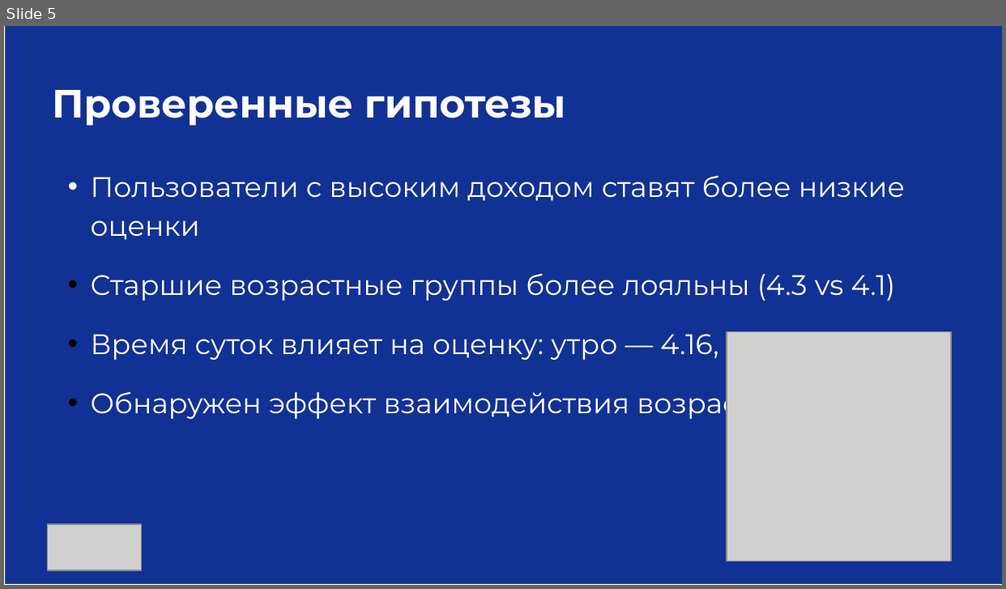
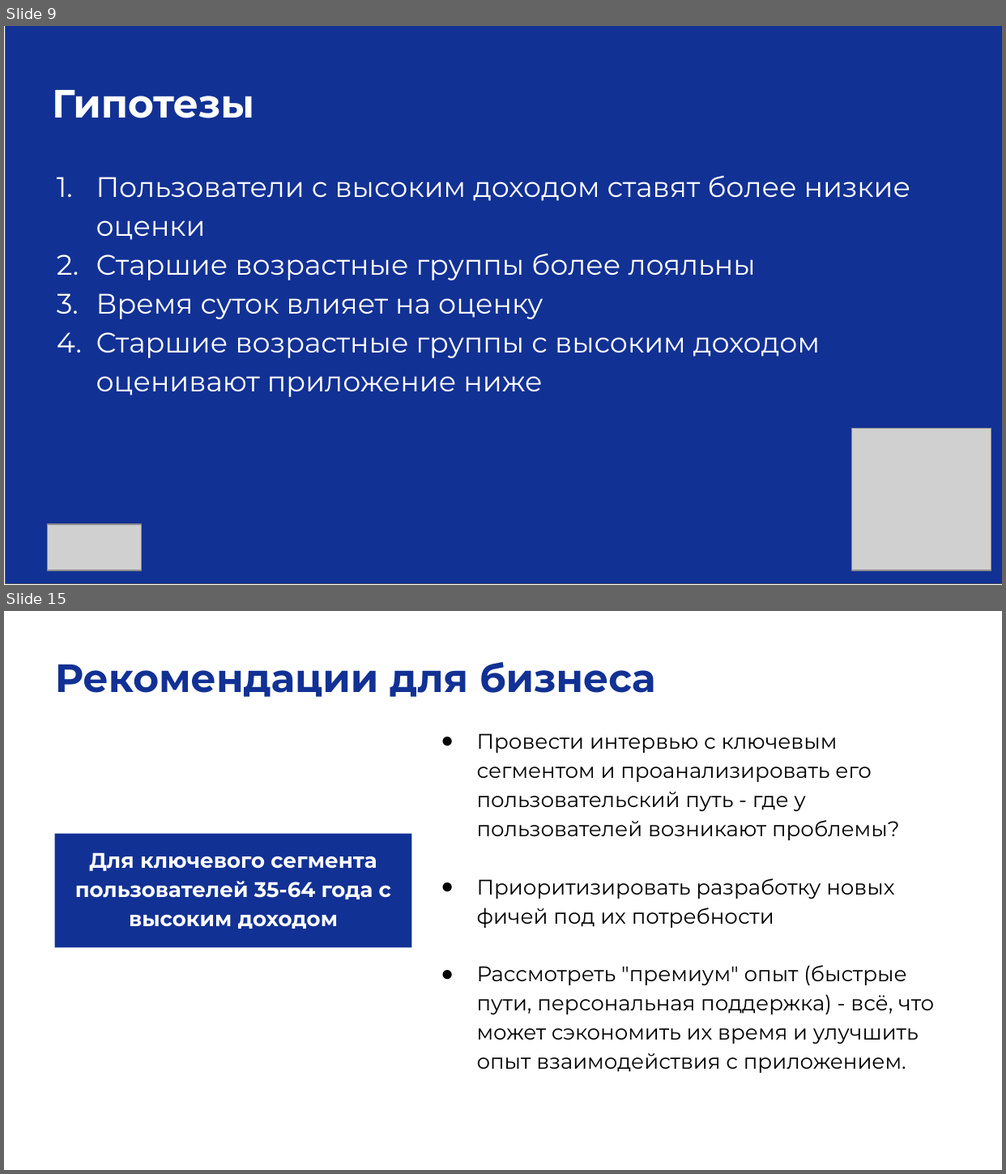
Before and after one commit to smirnoffmg/team-8-case-2, a slide deck: Презентация_CSAT_Команда8.pptx. Shown one above the other, each under a label of ours: slide 5 before the commit, slides 9 and 15 after it; the slides between them are not shown. The pictures are 1006x589 and 1006x1174 pixels, drawn with LibreOffice and Linux fonts; fonts in the diff are those of the drawing; grey boxes stand for pictures. Boxes give left, top, right and bottom in pixels: in the first picture for what was removed or moved away, otherwise in the second. Text is boxed around its words. In the diff, an @@ line names an element or a change of style, - is before the commit and + after.

```diff
--- a/Презентация_CSAT_Команда8.pptx
+++ b/Презентация_CSAT_Команда8.pptx
@@ slide 15 added at (4, 611, 1002, 1170), background #FFFFFF @@
@@ text added at (55, 662, 656, 697), 28 pt, text #123194, bold @@
+Рекомендации для бизнеса
@@ text added at (477, 733, 934, 1073), 15 pt, text #000000 @@
+● Провести интервью с ключевым сегментом и проанализировать его пользовательский путь - где у пользователей возникают проблемы?
+● Приоритизировать разработку новых фичей под их потребности
+● Рассмотреть "премиум" опыт (быстрые пути, персональная поддержка) - всё, что может сэкономить их время и улучшить опыт взаимодействия с приложением.
@@ rectangle added at (55, 833, 411, 946), fill #123194, 15 pt, text #FFFFFF, bold @@
+Для ключевого сегмента пользователей 35-64 года с высоким доходом
@@ what was slide 5 is now slide 9 @@
@@ slide 9 changed as well @@
@@ text at (52, 90, 254, 118): text changed @@
-Проверенные гипотезы
+Гипотезы
@@ text at (96, 175, 910, 240): bullet • to 1. @@
@@ text at (96, 253, 820, 397): text changed @@
-• Старшие возрастные группы более лояльны (4.3 vs 4.1)
-• Время суток влияет на оценку: утро — 4.16, ночь — 4.08
-• Обнаружен эффект взаимодействия возраста и дохода
+2. Старшие возрастные группы более лояльны
+3. Время суток влияет на оценку
+4. Старшие возрастные группы с высоким доходом оценивают приложение ниже
@@ picture: place and size @@
-picture at (727, 331, 951, 561)
+picture at (852, 428, 991, 570)
```
Also in this commit, not shown: 3 other slides changed, 11 other slides added, 3 slides removed, 1 other file.
